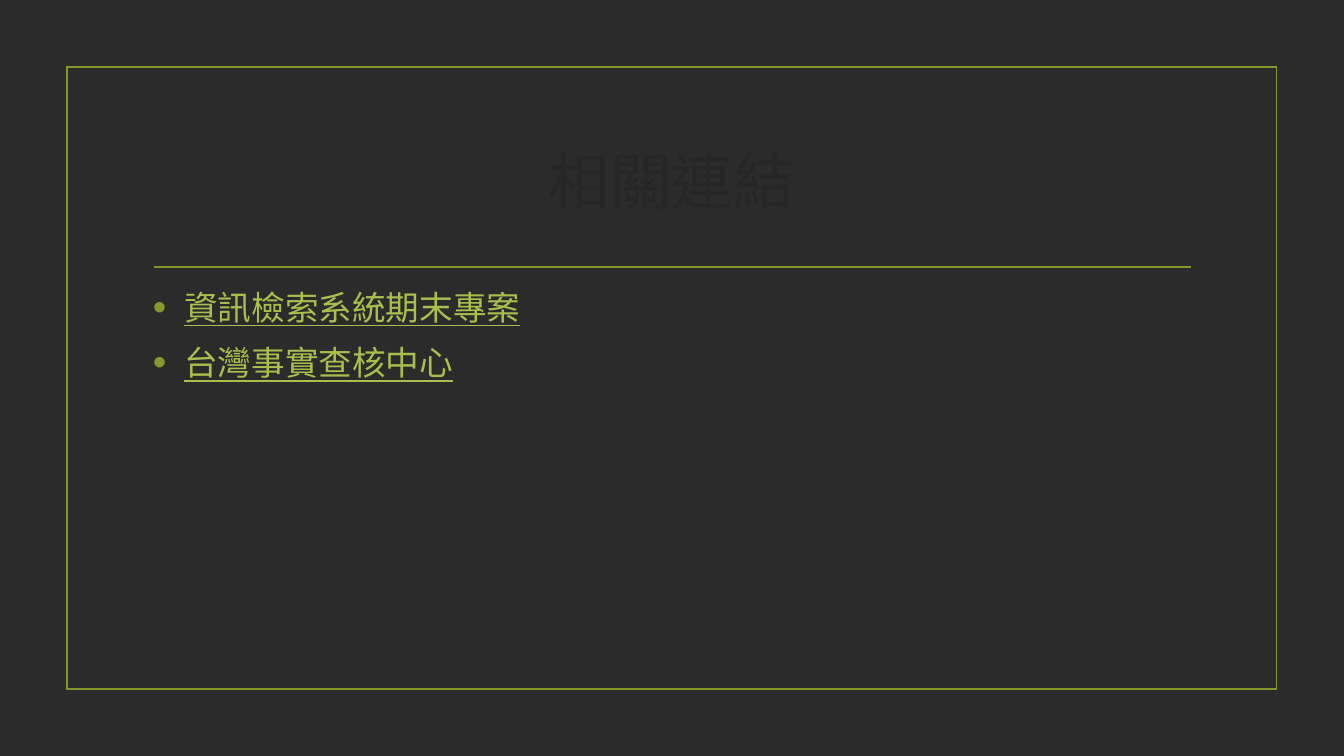
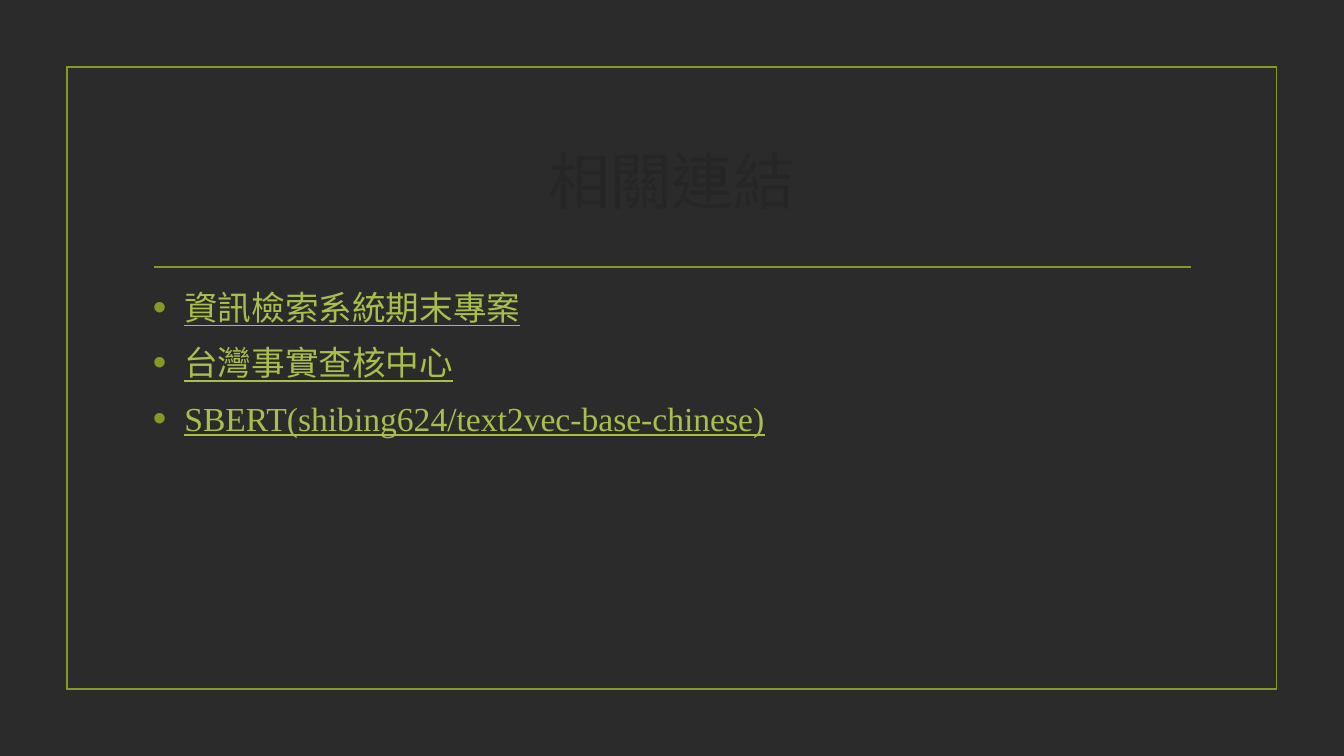
Before and after one commit to linsitin/IRE_project, a slide deck: slide 49 of 資訊檢索系統期末專案.pptx (slide 38 before the commit). Drawn at 1344x756 pixels with LibreOffice and Linux fonts; fonts in the diff are those of the drawing; background and template pictures are left out; a plain dark background stands for a picture behind light text. Boxes give left, top, right and bottom in pixels: in the first picture for what was removed or moved away, otherwise in the second. Text is boxed around its words. In the diff, an @@ line names an element or a change of style, - is before the commit and + after.

```diff
--- a/資訊檢索系統期末專案.pptx
+++ b/資訊檢索系統期末專案.pptx
@@ text at (184, 407, 764, 437): paragraph added @@
+• SBERT(shibing624/text2vec-base-chinese)
```
Also in this commit, not shown: 15 other slides changed, 15 slides added, 4 slides removed, 44 other files.
